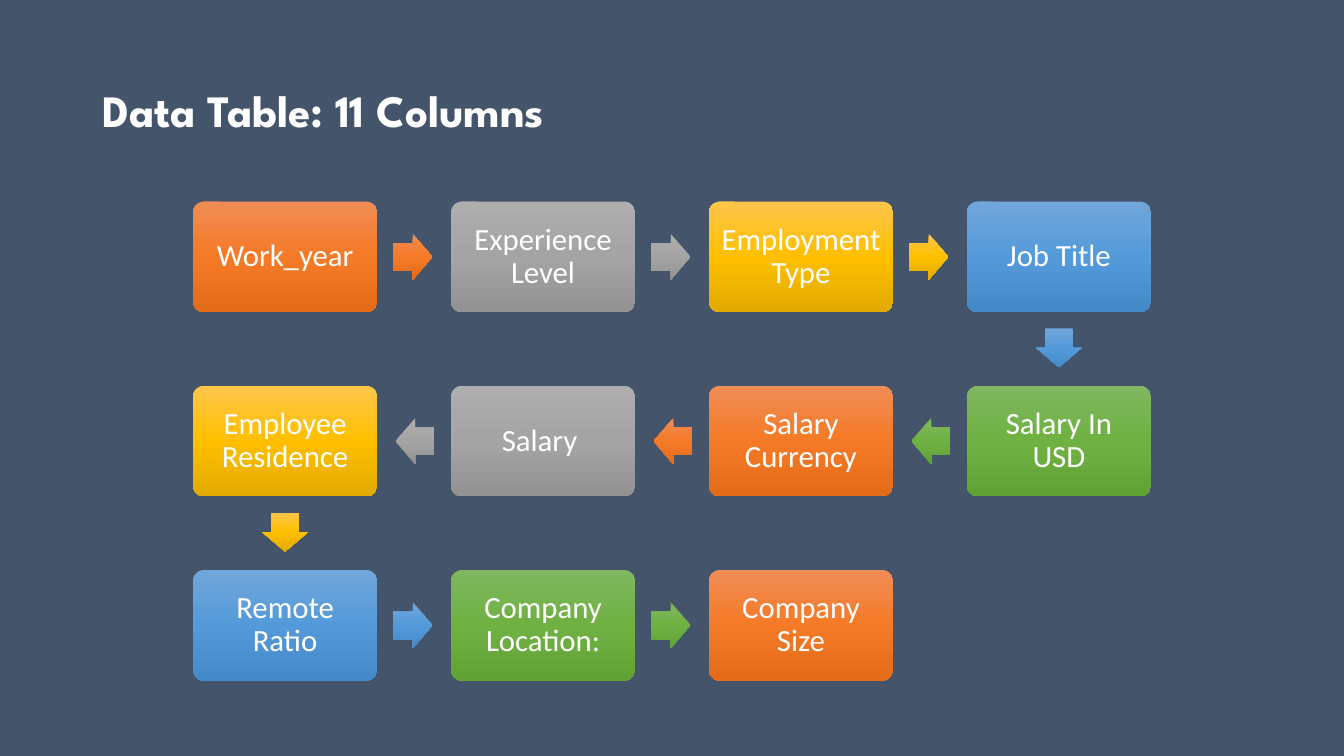
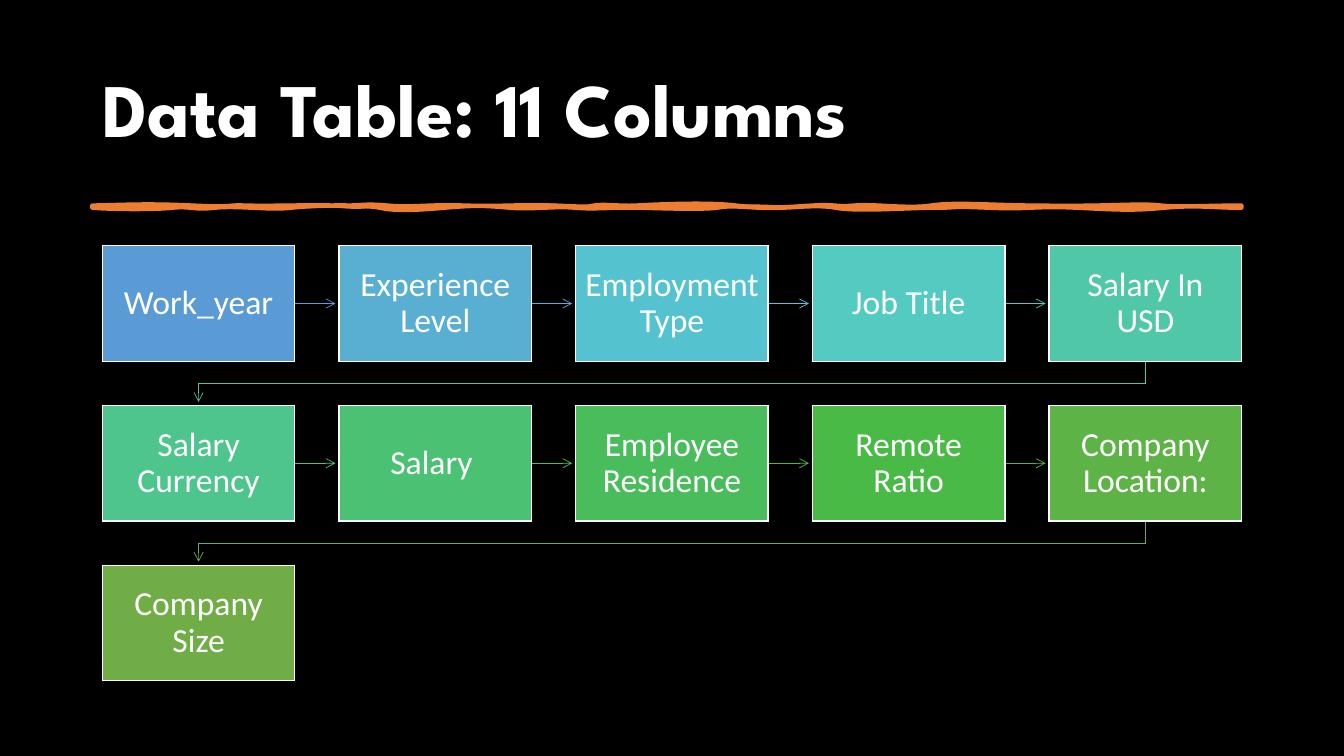
Before and after one commit to garimac12/project_acai, a slide deck: slide 4 of Presentation_project1.pptx. Drawn at 1344x756 pixels with LibreOffice and Linux fonts; fonts in the diff are those of the drawing; background and template pictures are left out. Boxes give left, top, right and bottom in pixels: in the first picture for what was removed or moved away, otherwise in the second. Text is boxed around its words. In the diff, an @@ line names an element or a change of style, - is before the commit and + after.

```diff
--- a/Presentation_project1.pptx
+++ b/Presentation_project1.pptx
@@ background picture (left out) to #000000 @@
@@ title "Data Table: 11 Columns" at bbox=[102, 85, 847, 138]: size 32 to 54 pt @@
@@ freeform shape added at bbox=[93, 206, 1242, 208], fill #ED7D31, outline #ED7D31 3.25 pt @@
@@ text "Work_year": place and size @@
-text "Work_year" at bbox=[217, 244, 354, 271]
+text "Work_year" at bbox=[124, 290, 273, 320]
@@ text "Experience Level": place and size @@
-text "Experience Level" at bbox=[474, 229, 611, 283]
+text "Experience Level" at bbox=[360, 273, 510, 332]
@@ text "Employment Type": place and size @@
-text "Employment Type" at bbox=[722, 228, 881, 288]
+text "Employment Type" at bbox=[585, 272, 758, 338]
@@ text "Job Title": place and size @@
-text "Job Title" at bbox=[1007, 244, 1111, 266]
+text "Job Title" at bbox=[852, 290, 966, 314]
@@ text "Salary In USD": place and size @@
-text "Salary In USD" at bbox=[1006, 412, 1112, 467]
+text "Salary In USD" at bbox=[1087, 272, 1203, 332]
@@ text "Salary Currency": place and size @@
-text "Salary Currency" at bbox=[745, 412, 857, 472]
+text "Salary Currency" at bbox=[137, 432, 259, 498]
@@ text "Salary": place and size @@
-text "Salary" at bbox=[502, 430, 577, 456]
+text "Salary" at bbox=[390, 450, 472, 480]
@@ text "Employee Residence": place and size @@
-text "Employee Residence" at bbox=[222, 412, 348, 468]
+text "Employee Residence" at bbox=[603, 432, 741, 493]
@@ text "Remote Ratio": place and size @@
-text "Remote Ratio" at bbox=[236, 598, 333, 651]
+text "Remote Ratio" at bbox=[855, 434, 961, 492]
@@ text "Company Location:": place and size @@
-text "Company Location:" at bbox=[484, 598, 602, 651]
+text "Company Location:" at bbox=[1081, 434, 1209, 492]
@@ size 22 to 24 pt in 11 elements at bbox=[390, 450, 472, 480], bbox=[124, 290, 273, 320], bbox=[360, 273, 510, 332], bbox=[585, 272, 758, 338], bbox=[852, 290, 966, 314], bbox=[1087, 272, 1203, 332], bbox=[137, 432, 259, 498], bbox=[603, 432, 741, 493], bbox=[855, 434, 961, 492], bbox=[1081, 434, 1209, 492], bbox=[134, 593, 262, 652] @@
@@ text "Company Size": place and size @@
-text "Company Size" at bbox=[742, 598, 860, 651]
+text "Company Size" at bbox=[134, 593, 262, 652]
@@ group added at bbox=[103, 246, 1242, 682]: 11 rectangles, 10 freeform shapes @@
@@ group removed at bbox=[193, 202, 1151, 682]: 11 rounded rectangles, 10 right arrows @@
```
Also in this commit, not shown: 6 other slides changed, 15 slides added, 1 slide removed, 4 other files.
